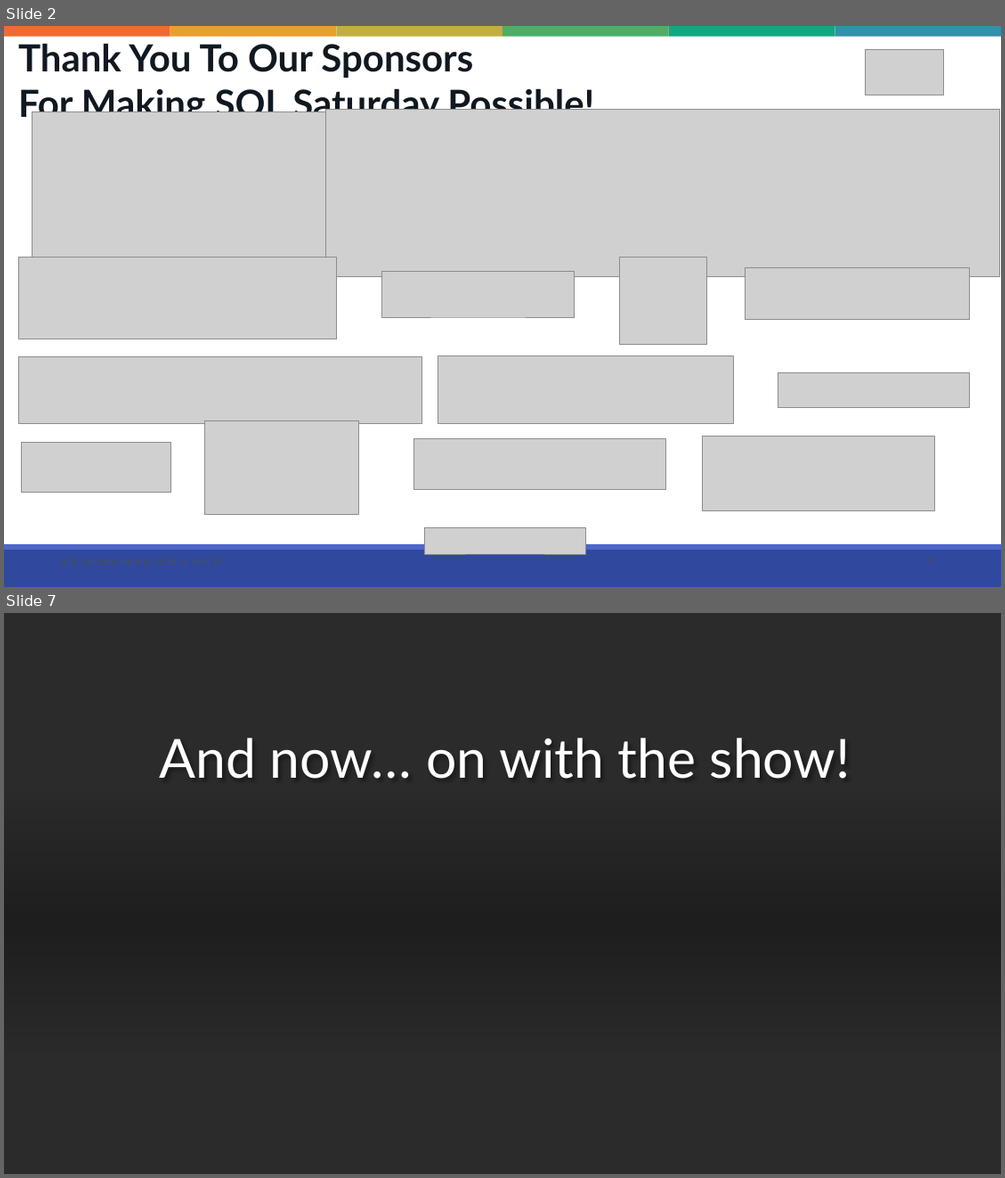
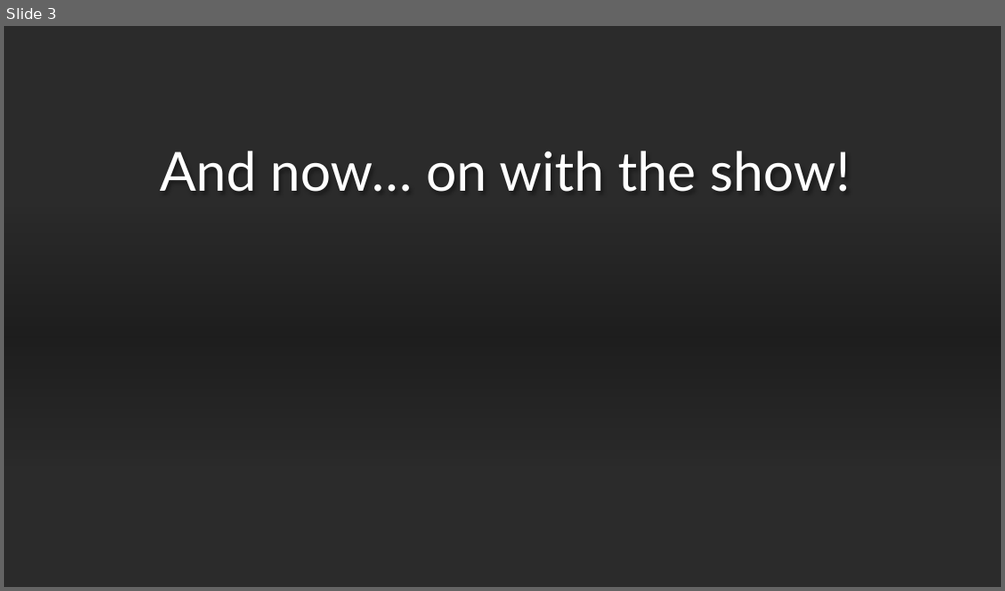
Before and after one commit to drsqlgithub/Presentation-Downloads, a slide deck: BI Versus Relational Design/Bi Versus Relational.pptx. Shown one above the other, each under a label of ours: slides 2 and 7 before the commit, slide 3 after it; the slides between them are not shown. The pictures are 1005x1178 and 1005x591 pixels, drawn with LibreOffice and Linux fonts; fonts in the diff are those of the drawing; grey boxes stand for pictures; background and template pictures are left out; a plain dark background stands for a picture behind light text. Boxes give left, top, right and bottom in pixels: in the first picture for what was removed or moved away, otherwise in the second. Text is boxed around its words. In the diff, an @@ line names an element or a change of style, - is before the commit and + after.

Commit message:
removed sponsor slides

```diff
--- a/BI Versus Relational Design/Bi Versus Relational.pptx
+++ b/BI Versus Relational Design/Bi Versus Relational.pptx
@@ slide 2 removed at <box>4,26,1001,587</box>, background #FFFFFF @@
@@ rectangle removed at <box>4,26,170,37</box> @@
@@ text removed at <box>18,43,594,124</box> @@
-Thank You To Our Sponsors
-For Making SQL Saturday Possible!
@@ rectangle removed at <box>170,26,336,37</box> @@
@@ rectangle removed at <box>336,26,502,37</box> @@
@@ rectangle removed at <box>502,26,669,37</box> @@
@@ rectangle removed at <box>669,26,834,37</box> @@
@@ rectangle removed at <box>834,26,1001,37</box> @@
@@ picture removed at <box>866,50,944,95</box> @@
@@ picture removed at <box>32,112,365,257</box> @@
@@ line removed from (60, 131) to (938, 131) @@
@@ picture removed at <box>326,109,1000,276</box> @@
@@ line removed from (102, 168) to (917, 168) @@
@@ picture removed at <box>18,257,336,339</box> @@
@@ picture removed at <box>619,257,707,345</box> @@
@@ picture removed at <box>381,272,574,318</box> @@
@@ picture removed at <box>745,267,970,320</box> @@
@@ picture removed at <box>18,356,421,424</box> @@
@@ picture removed at <box>438,356,733,425</box> @@
@@ picture removed at <box>778,373,971,408</box> @@
@@ picture removed at <box>204,421,359,514</box> @@
@@ picture removed at <box>22,443,171,492</box> @@
@@ picture removed at <box>413,439,666,489</box> @@
@@ picture removed at <box>703,435,935,510</box> @@
@@ picture removed at <box>425,528,586,554</box> @@
@@ rectangle removed at <box>4,549,1001,587</box> @@
@@ rectangle removed at <box>4,544,1001,549</box> @@
@@ what was slide 7 is now slide 3 @@
```
Also in this commit, not shown: 1 slide changed, 3 other slides removed.
